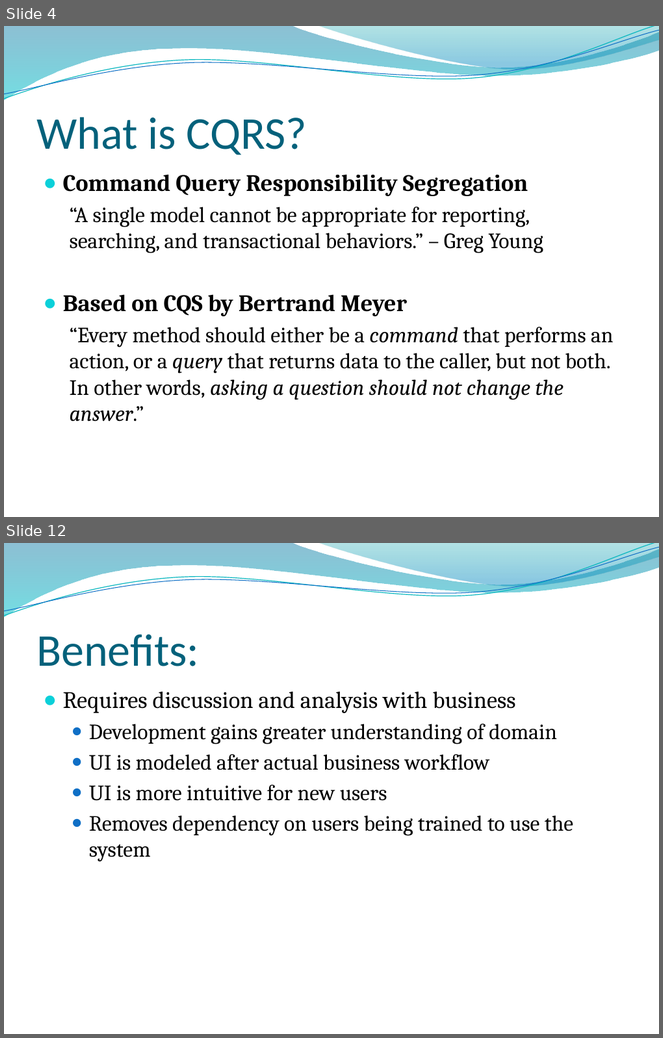
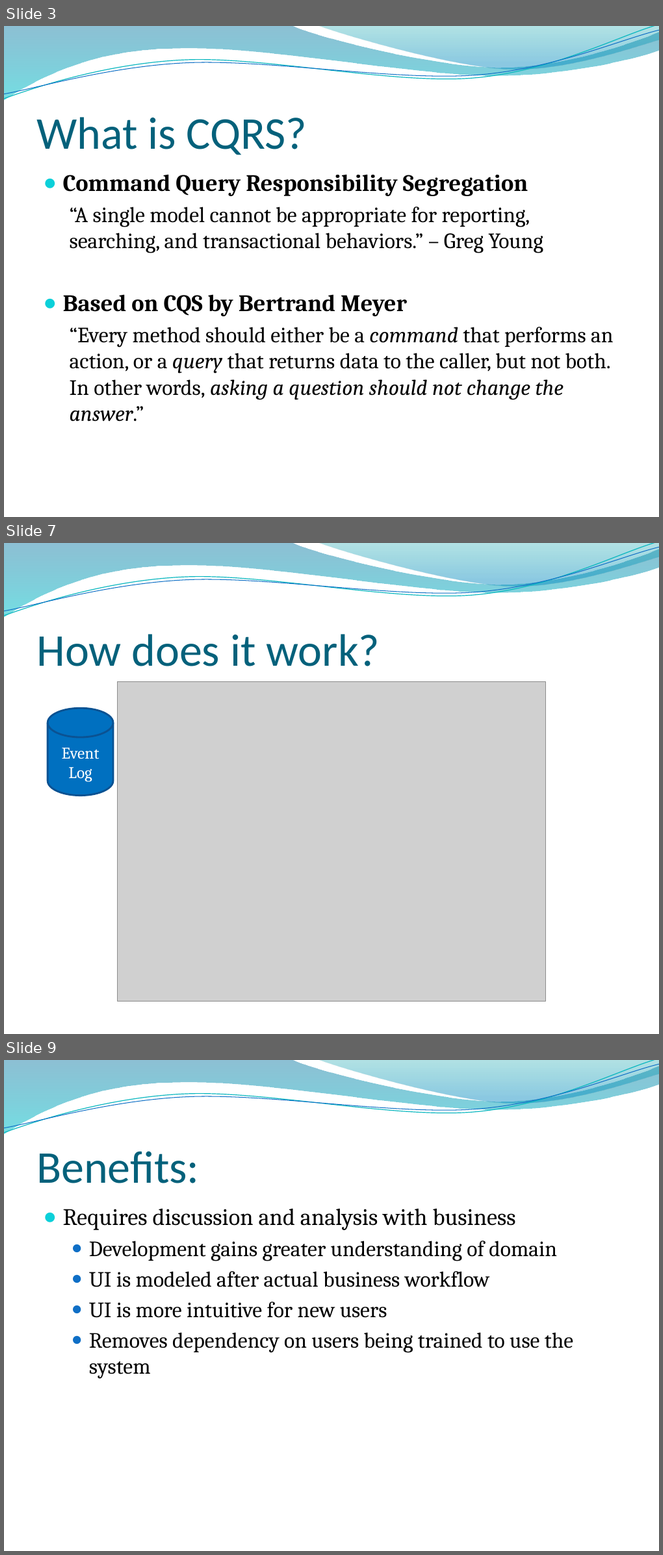
Before and after one commit to ketiko/CQRS.Presentation, a slide deck: Presentation/CQRS.pptx. Shown one above the other, each under a label of ours: slides 4 and 12 before the commit, slides 3, 7 and 9 after it; the slides between them are not shown. The pictures are 663x1038 and 663x1555 pixels, drawn with LibreOffice and Linux fonts; fonts in the diff are those of the drawing; grey boxes stand for pictures; background and template pictures are left out. Boxes give left, top, right and bottom in pixels: in the first picture for what was removed or moved away, otherwise in the second. Text is boxed around its words. In the diff, an @@ line names an element or a change of style, - is before the commit and + after.

```diff
--- a/Presentation/CQRS.pptx
+++ b/Presentation/CQRS.pptx
@@ slide 7 added at bbox=[4, 543, 659, 1034], background picture (left out); not listed: 4 template elements that a slide beside it also shows @@
@@ title added at bbox=[36, 634, 380, 667], 50 pt, text #04617B @@
+How does it work?
@@ picture added at bbox=[117, 682, 545, 1002] @@
@@ cylinder added at bbox=[48, 708, 113, 795], fill #0070C0, outline #0B5292 2 pt @@
@@ text added at bbox=[62, 748, 100, 782], 18 pt, text #FFFFFF @@
+Event Log
@@ what was slide 4 is now slide 3 @@
@@ what was slide 12 is now slide 9 @@
```
Also in this commit, not shown: 7 slides changed, 7 other slides added, 28 slides removed.
